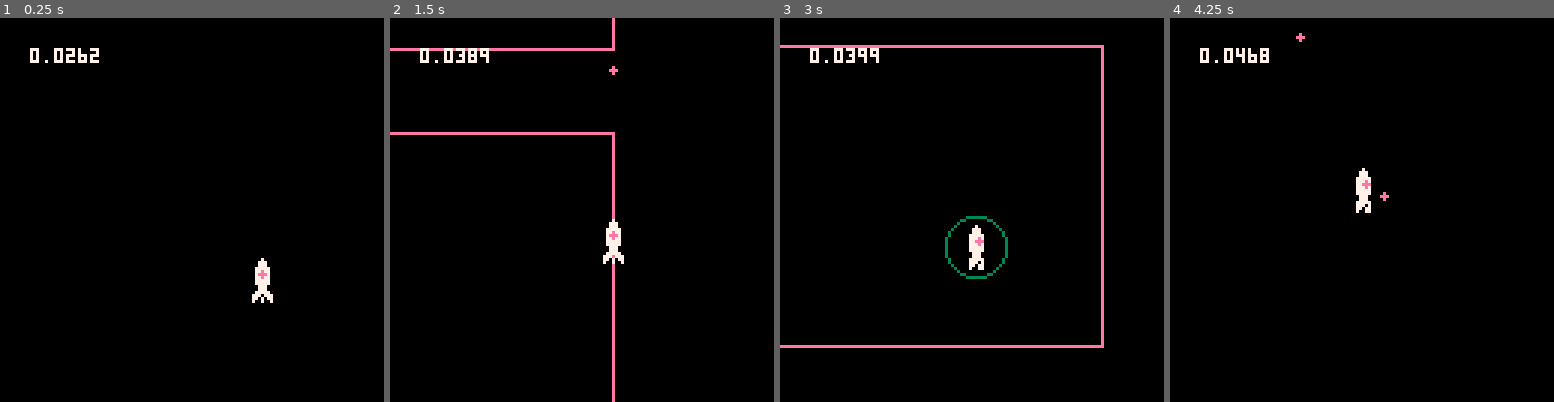
Above: before the commit, frames 1-4 (left to right).
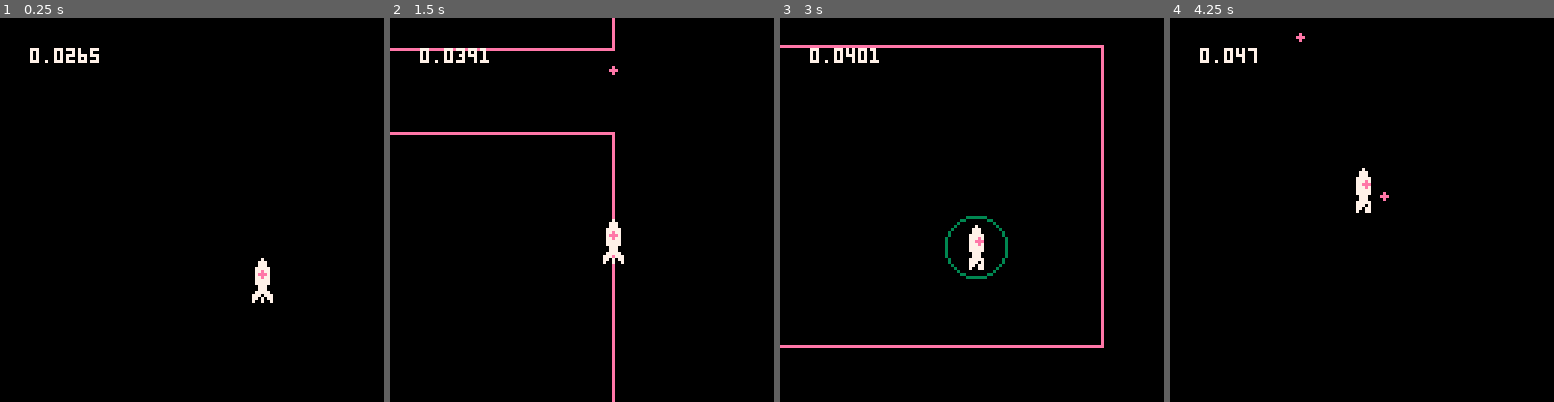
Above: after the commit, the same moments.

Repository: catnipped/friendlyfire
Game: PICO-8 cartridge friendlyfire.p8
Two runs of this game, one before a commit and one after it. Both use one fixed random seed, a clock stepped at 60 frames per second and the inputs below.
Inputs:
- Up to frame 1 (0.25 s): no input
- Up to frame 2 (1.5 s): tap O (Z key) at 0.33, 0.7, 1.43 s
- Up to frame 3 (3 s): hold Left 1.97-2.37 s; tap O (Z key) at 2.22 s; hold Down 2.42-2.82 s; hold Right from 2.87 s (still down)
- Up to frame 4 (4.25 s): tap O (Z key) at 3.1, 3.98 s; release Right at 3.53 s; hold Up 3.58-4.08 s; hold Right from 4.13 s (still down)

The runs differ from the first frame. In frame 1, less than 0.1% of the frame differs, in the area x 23-26%, y 8-11%; in frame 2, less than 0.1%; in frame 3, 0.1%; in frame 4, 0.1%, in the area x 20-26%, y 7-12%.

Commit message:
more blinky things

Diff:
--- a/friendlyfire.p8
+++ b/friendlyfire.p8
@@ -248,7 +248,7 @@
 
 -->8
 function _draw()
-	cls()
+	if every(5,5) or every(6,10) then cls() end
 	pal()
 	local lbounds = const.bounds
 	for box in all(lbounds) do
